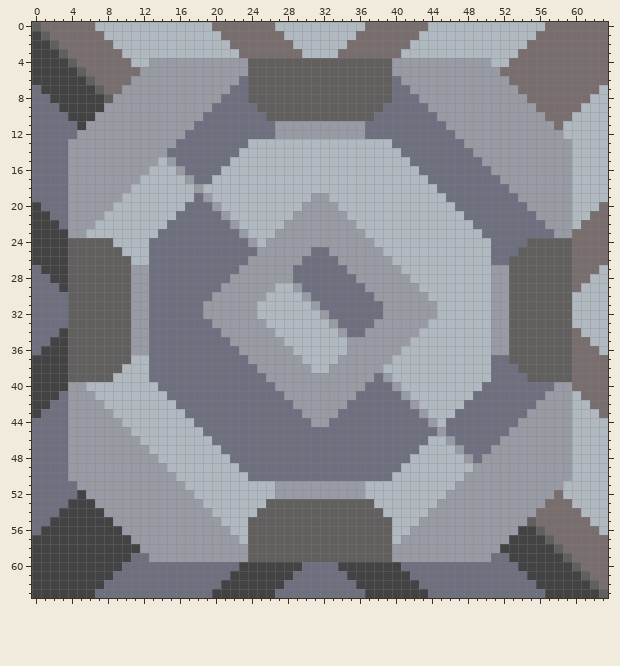
Pixel-art sprite: sprites/blocks/production/woodburner.png. The first picture shows the starting point.
The file is 64x64 pixels.
The same view after the edit:
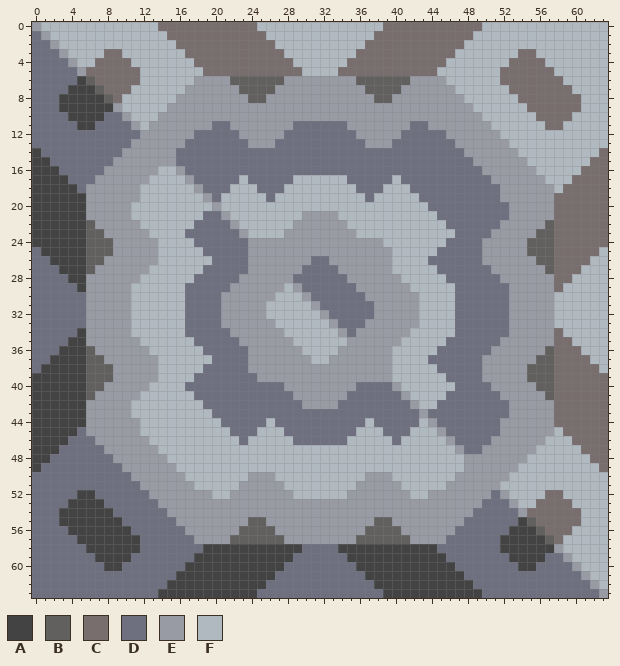
Palette (. is transparent): A #434343  B #625f5f  C #796e6e  D #6e7080  E #989aa4  F #b0b9c0
The edit:
Changed rows in their new state; - is an unchanged pixel.
first column x 0:
 0 EFFFFFF-------CCCCCC-----FF----------FF-----CCCCCC-------FFFFFFF
 1 DEFFFFFF-------CCCCCC-----FF--------FF-----CCCCCC-------FFFFFFFF
 2 DDEFFFFFF-------CCCCCC-----FF------FF-----CCCCCC-------FFFFFFFFF
 3 DDDEFFFF---------CCCCCC-----FF----FF-----CCCCCC---------FFFFFFFF
 4 DDDDEFF------FFFFFCCCCCCCCCCCFFFFFFCCCCCCCCCCCFFFFF------FFFFFFF
 5 DDDDDE------FFFFFFFCCCCCCCCCCCFFFFCCCCCCCCCCCFFFFFFF------FFFFFF
 6 DDDDD------CFFFFFF----BB----EEEEEEEE----BB----FFFFFFC------FFFFF
 7 -DDD------CFFFFFF-----EB---EEEEEEEEEE---BE-----FFFFFFC------FFF-
 8 --D------CFFFFFF-----EEE--EEEEEEEEEEEE--EEE-----FFFFFFC------F--
 9 --------A-FFFFF-----EEEEEEEEEEEEEEEEEEEEEEEE-----FFFFFFC--------
10 -------ADD-FFF-----EEEEEEEEEEEEEEEEEEEEEEEEEE-----FFFFFFC-------
11 ------ADDDD-F-----EE--EEEEE--DDDDDD--EEEEE--EE-----FFFFFFC------
12 -----DDDDDDD-----E-----EEEE-DDDDDDDD-EEEE-----E-----FFFFFFF-----
13 ----DDDDDDD-----E-------EEEDDDDDDDDDDEEE-------E-----FFFFFFF----
14 A---DDDDDD-----E-------DDDDDDDDDDDDDDDDDD-------E-----FFFFFF---C
15 AA--DDDDD-----E-------DDDDDDDDDDDDDDDDDDDD-------E-----FFFFF--CC
16 AAA-DDDD-----E-------DDDDDDDDDDDDDDDDDDDDDD-------E-----FFFF-CCC
17 AAAADDD-----E-------DDD-DDDDD------DDDDD-DDD-------E-----FFFCCCC
18 AAAAAD-----E-------DDD---DDD--------DDD---DDD-------E-----FCCCCC
19 AAAAAA----EE------F-D-----D----FF----D-----DDD------EE----CCCCCC
20 -AAAAA---EE------FFF----------FFFF----------DDD------EE---CCCCC-
21 --AAAA--EEE-----FFF----------F----F----------DDD-----EEE--CCCC--
22 ---AAABEEEEE---FFF----------F------F----------DDD---EEEEEBCCC---
23 ----AABBEEEEE-FFF----------F--------F----------DDD-EEEEEBBCC----
24 ----AA---EEEEEFFFF-------E------------E-------DDDDEEEEE---CC----
25 D---AA---EEEEEFFFFF-----E------EE------E-----DDDDDEEEEE---CC---F
26 DD--AA--EEEEEEFFFFFF----------E--E----------DDDDDDEEEEEE--CC--FF
27 -DD-AA-EEEE--FFFFFF----D-----E----E-----F----DDDDDD--EEEE-CC-FF-
28 --DDAAEEEEE-FFFFFF----D------------E-----F----DDDDDD-EEEEECCFF--
29 ---DDAEEEEEFFFFFF----D-----E--------E-----F----DDDDDDEEEEECFF---
30 ----DDEEEEEFFFFFF---D-----E----------E-----F---DDDDDDEEEEEFF----
31 ----DDEEEEEFFFFFF--DD----E------------E----FF--DDDDDDEEEEEFF----
32 ----DDEEEEEFFFFFF--DD----E------------E----FF--DDDDDDEEEEEFF----
33 ----DDEEEEEFFFFFF---D-----E----------E-----F---DDDDDDEEEEEFF----
34 ---DDAEEEEEFFFFFF----D-----E--------E-----F----DDDDDDEEEEECFF---
35 --DDAAEEEEE-FFFFFF----D-----E------------F----DDDDDD-EEEEECCFF--
36 -DD-AA-EEEE--FFFFFF----D-----E----E-----F----DDDDDD--EEEE-CC-FF-
37 DD--AA--EEEEEEFFFFFF----------E--E----------DDDDDDEEEEEE--CC--FF
38 D---AA---EEEEEFFFFF-----E------EE------E-----DDDDDEEEEE---CC---F
39 ----AA---EEEEEFFFF-------E------------E-------DDDDEEEEE---CC----
40 ----AABBEEEEE-FFF----------D--------D----------DDD-EEEEEBBCC----
41 ---AAABEEEEE---FFF----------D------D----------DDD---EEEEEBCCC---
42 --AAAA--EEE-----FFF----------D----D----------DDD-----EEE--CCCC--
43 -AAAAA---EE------FFF----------DDDD----------DDD------EE---CCCCC-
44 AAAAAA----EE------FFF-----F----DD----F-----F-D------EE----CCCCCC
45 AAAAAD-----E-------FFF---FFF--------FFF---FFF-------E-----FCCCCC
46 AAAADDD-----E-------FFF-FFFFF------FFFFF-FFF-------E-----FFFCCCC
47 AAA-DDDD-----E-------FFFFFFFFFFFFFFFFFFFFFF-------E-----FFFF-CCC
48 AA--DDDDD-----E-------FFFFFFFFFFFFFFFFFFFF-------E-----FFFFF--CC
49 A---DDDDDD-----E-------FFFFFFFFFFFFFFFFFF-------E-----FFFFFF---C
50 ----DDDDDDD-----E-------EEEFFFFFFFFFFEEE-------E-----FFFFFFF----
51 -----DDDDDDD-----E-----EEEE-FFFFFFFF-EEEE-----E-----FFFFFFF-----
52 ------ADDDDDD-----EE--EEEEE--FFFFFF--EEEEE--EE-----D-FFFFC------
53 -------ADDDDDD-----EEEEEEEEEEEEEEEEEEEEEEEEEE-----DDD-FFC-------
54 --------ADDDDDD-----EEEEEEEEEEEEEEEEEEEEEEEE-----DDDDD-C--------
55 --D------ADDDDDD-----EEE--EEEEEEEEEEEE--EEE-----DDDDDDA------F--
56 -DDD------ADDDDDD-----EB---EEEEEEEEEE---BE-----DDDDDDA------FFF-
57 DDDDD------ADDDDDD----BB----EEEEEEEE----BB----DDDDDDA------FFFFF
58 DDDDDD------DDDDDDDAAAAAAAAAAADDDDAAAAAAAAAAADDDDDDD------EFFFFF
59 DDDDDDD------DDDDDAAAAAAAAAAADDDDDDAAAAAAAAAAADDDDD------DDEFFFF
60 DDDDDDDD---------AAAAAA-----DD----DD-----AAAAAA---------DDDDEFFF
61 DDDDDDDDD-------AAAAAA-----DD------DD-----AAAAAA-------DDDDDDEFF
62 DDDDDDDD-------AAAAAA-----DD--------DD-----AAAAAA-------DDDDDDEF
63 DDDDDDD-------AAAAAA-----DD----------DD-----AAAAAA-------DDDDDDE
Where, in picture pixels (left, top, right, bottom), the same in both pictures:
changed: (32, 22, 608, 598)
